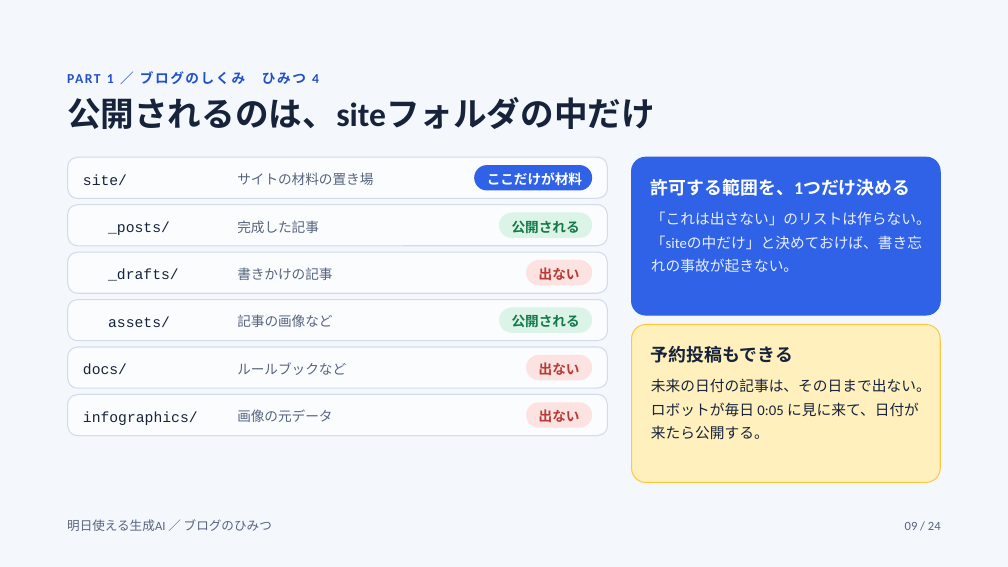
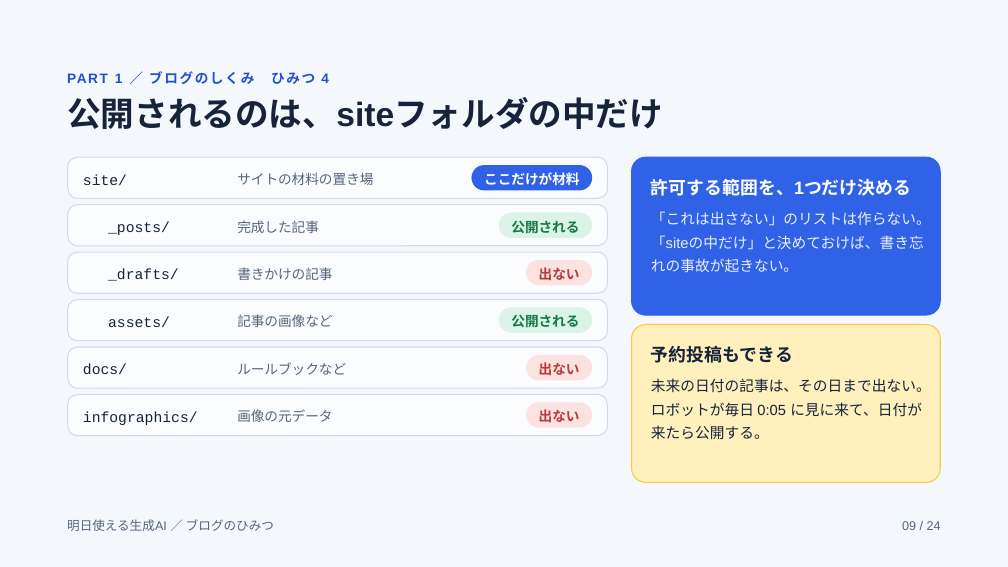
Before and after one commit to raindrop-aqua/blog-ap-sys, a slide deck: slide 9 of docs/reference/blog-secrets-slides/export/ブログのひみつ（仕組みと運営）.pptx. Drawn at 1008x567 pixels with LibreOffice and Linux fonts; fonts in the diff are those of the drawing. Boxes give left, top, right and bottom in pixels: in the first picture for what was removed or moved away, otherwise in the second. Text is boxed around its words. In the diff, an @@ line names an element or a change of style, - is before the commit and + after.

```diff
--- a/docs/reference/blog-secrets-slides/export/ブログのひみつ（仕組みと運営）.pptx
+++ b/docs/reference/blog-secrets-slides/export/ブログのひみつ（仕組みと運営）.pptx
@@ font Calibri to Arial in 7 elements at (115,71,329,84), (237,220,319,233), (651,211,931,272), (651,378,931,440), (67,519,274,531), (902,521,941,530), (67,97,663,129) @@
@@ freeform shape added at (472,165,593,191), fill #2F62E6, 13 pt, text #FFFFFF, bold @@
+ここだけが材料
@@ rounded rectangle removed at (474,165,592,191) @@
@@ text removed at (487,172,582,186) @@
-ここだけが材料
```
Also in this commit, not shown: 23 other slides changed, 2 other files.
